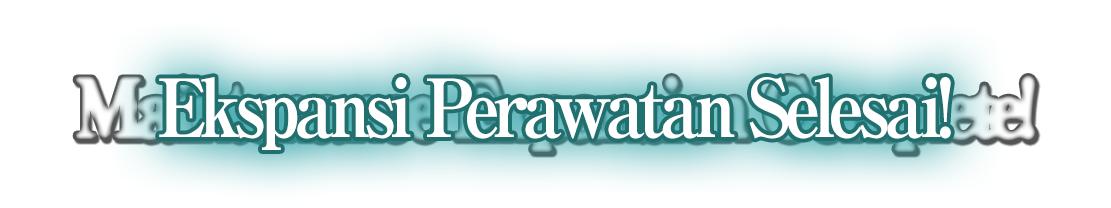
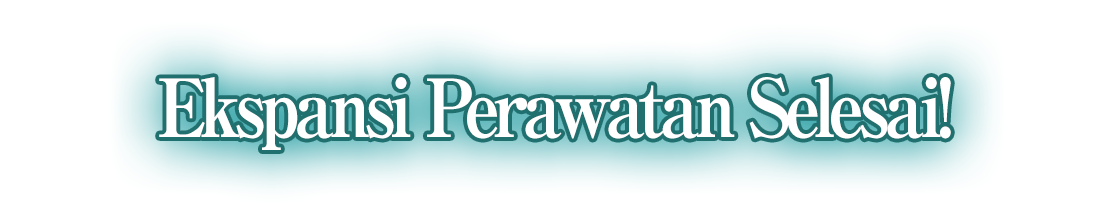
Revision of a layered w=1111, h=208 image; what changed, layer by layer:
removed layer "Maintenance Expansion Complete! copy" over [72, 73, 1038, 154]
